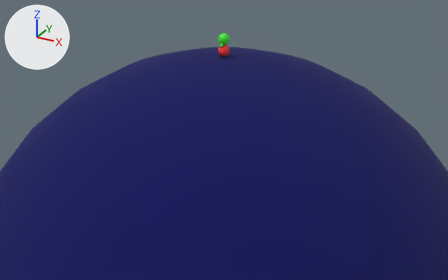
One commit to the FBX model Ray-Tracer/scenes/Basic.fbx: the scene before it, then after it.
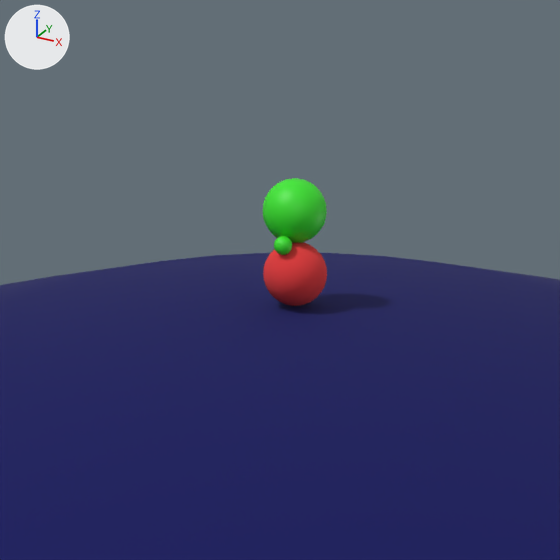
Each version appears first from a 50 mm lens placed at (49.1, -89.2, 29.2), pointed at (3.0, -5.5, -12.6), and next in a close-up on the part from 38% to 61% of the width and 0% to 37% of the height. The lights are fixed; the arrows at upper left show +X, +Y and +Z. Where no turn or scale is listed for an object, it has been applied to the vertices.

The scene before the commit, as lines of its bpy script (objects in view):
```python
me_sphere = bpy.data.meshes.new('Sphere')
me_sphere.from_pydata(...)  # a UV sphere (32 segments, 16 rings, poles along z) spanning x -1.0..1.0, y -1.0..1.0, z -1.0..1.0
me_sphere.materials.append(mat_red)  # red #e73b3c
me_sphere_002 = bpy.data.meshes.new('Sphere.002')
me_sphere_002.from_pydata(...)  # a UV sphere (32 segments, 16 rings, poles along z) spanning x -1.0..1.0, y -1.0..1.0, z -1.0..1.0
me_sphere_002.materials.append(mat_green)  # green #39e729
me_sphere_003 = bpy.data.meshes.new('Sphere.003')
me_sphere_003.from_pydata(...)  # a UV sphere (32 segments, 16 rings, poles along z) spanning x -0.289..0.289, y -0.289..0.289, z -0.289..0.289
me_sphere_003.materials.append(mat_green)  # green #39e729
ob_sphere = bpy.data.objects.new('Sphere', me_sphere)
ob_sphere.location = (0.0, 0.0, 1.0)
ob_sphere_002 = bpy.data.objects.new('Sphere.002', me_sphere_002)
ob_sphere_002.location = (-0.21, 0.35, 2.89)
ob_sphere_003 = bpy.data.objects.new('Sphere.003', me_sphere_003)
ob_sphere_003.location = (-0.07, -0.65, 2.05)
# also in view: 'Sphere.001' at (0.0, 0.0, -50.0)
```
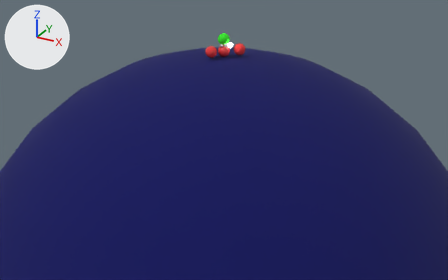
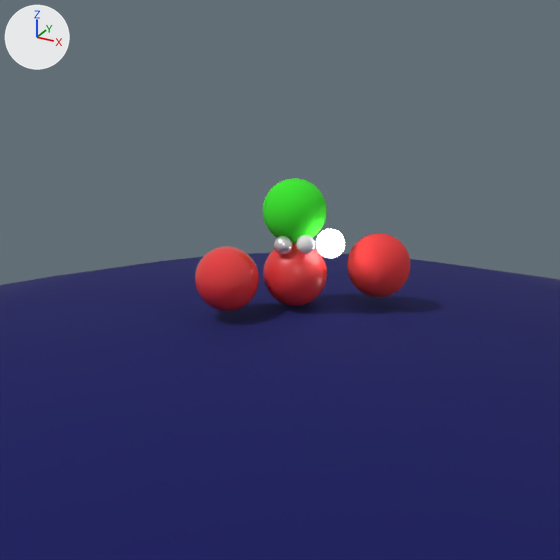
Commit message: Full BSDF material

Where the change shows, as pixel boxes (x1, y1, x2, y2) in the close-ups (560 x 560 px):
```json
{"object": "Sphere.005", "change": "added", "after": [195, 246, 259, 311], "on screen": "red"}
{"object": "Sphere.006", "change": "added", "after": [347, 233, 410, 297], "on screen": "red"}
{"object": "Sphere.004", "change": "added", "after": [316, 229, 345, 258]}
{"object": "Sphere.007", "change": "added", "after": [296, 235, 315, 254]}
{"object": "Sphere.003", "change": "recoloured", "before": [274, 236, 292, 255], "after": [274, 236, 292, 255], "on screen": "green to white"}
```

The change, as JSON lines over the scene's bpy script:
```json
{"op": "add", "block": "mat_reflective", "code": ["mat_reflective = principled_material('Reflective')", "mat_reflective.base_color = (0.8, 0.8, 0.8)  # white #e7e7e7", "mat_reflective.metallic = 0.68", "mat_reflective.roughness = 0.254"]}
{"op": "add", "block": "mat_red_full_shine", "code": ["mat_red_full_shine = principled_material('Red Full Shine')", "mat_red_full_shine.base_color = (0.8, 0.0442, 0.0459)  # red #e73b3c", "mat_red_full_shine.roughness = 0.0"]}
{"op": "add", "block": "mat_refractive", "code": ["mat_refractive = principled_material('Refractive')", "mat_refractive.base_color = (0.8, 0.8, 0.8)  # white #e7e7e7", "mat_refractive.roughness = 0.0"]}
{"op": "add", "block": "mat_red_noshine", "code": ["mat_red_noshine = principled_material('Red NoShine')", "mat_red_noshine.base_color = (0.8, 0.0442, 0.0459)  # red #e73b3c", "mat_red_noshine.roughness = 1.0"]}
{"op": "add", "block": "mat_emmision", "code": ["mat_emmision = principled_material('Emmision')", "mat_emmision.base_color = (0.8, 0.8, 0.8)  # white #e7e7e7", "mat_emmision.emission_strength = 5.0"]}
{"block": "me_sphere_003", "where": "me_sphere_003.from_pydata(...)  # 482 vertices, 512 faces; spans x -0.289..0.289, y -0.289..0.289, z -0.289..0.289"}
{"op": "remove", "block": "me_sphere_003", "code": "me_sphere_003.materials.append(mat_green)  # green #39e729"}
{"op": "add", "block": "me_sphere_003", "code": "me_sphere_003.materials.append(mat_reflective)  # white #e7e7e7"}
{"op": "add", "block": "me_sphere_005", "code": ["me_sphere_005 = bpy.data.meshes.new('Sphere.005')", "me_sphere_005.from_pydata(...)  # a UV sphere (32 segments, 16 rings, poles along z) spanning x -1.0..1.0, y -1.0..1.0, z -1.0..1.0", "me_sphere_005.materials.append(mat_red_full_shine)  # red #e73b3c"]}
{"op": "add", "block": "me_sphere_007", "code": ["me_sphere_007 = bpy.data.meshes.new('Sphere.007')", "me_sphere_007.from_pydata(...)  # a UV sphere (32 segments, 16 rings, poles along z) spanning x -0.289..0.289, y -0.289..0.289, z -0.289..0.289", "me_sphere_007.materials.append(mat_refractive)  # white #e7e7e7"]}
{"op": "add", "block": "me_sphere_006", "code": ["me_sphere_006 = bpy.data.meshes.new('Sphere.006')", "me_sphere_006.from_pydata(...)  # a UV sphere (32 segments, 16 rings, poles along z) spanning x -1.0..1.0, y -1.0..1.0, z -1.0..1.0", "me_sphere_006.materials.append(mat_red_noshine)  # red #e73b3c"]}
{"op": "add", "block": "me_sphere_004", "code": ["me_sphere_004 = bpy.data.meshes.new('Sphere.004')", "me_sphere_004.from_pydata(...)  # a UV sphere (32 segments, 16 rings, poles along z) spanning x -0.453..0.453, y -0.453..0.453, z -0.453..0.453", "me_sphere_004.materials.append(mat_emmision)  # white #e7e7e7"]}
{"op": "add", "block": "ob_sphere_005", "code": ["ob_sphere_005 = bpy.data.objects.new('Sphere.005', me_sphere_005)", "ob_sphere_005.location = (-1.47, -1.71, 1.05)"]}
{"op": "add", "block": "ob_sphere_007", "code": ["ob_sphere_007 = bpy.data.objects.new('Sphere.007', me_sphere_007)", "ob_sphere_007.location = (0.63, -0.46, 2.12)"]}
{"op": "add", "block": "ob_sphere_006", "code": ["ob_sphere_006 = bpy.data.objects.new('Sphere.006', me_sphere_006)", "ob_sphere_006.location = (1.83, 2.15, 0.99)"]}
{"op": "add", "block": "ob_sphere_004", "code": ["ob_sphere_004 = bpy.data.objects.new('Sphere.004', me_sphere_004)", "ob_sphere_004.location = (1.14, 0.19, 2.06)"]}
```
